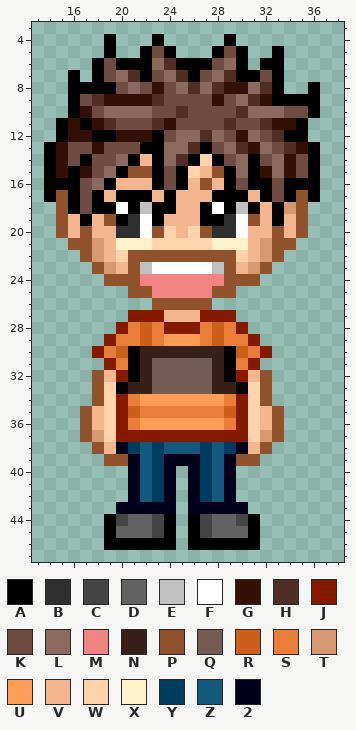
A pixel-art sprite gets an edit: app/assets/avatars/yoyo.png. That is the earlier state.
The file is 250x250 pixels, drawn in blocks of 5x5; one block is one cell here. Shown: x 13..38, y 3..47.
Palette (. is transparent): A #000000  B #2f2f2f  C #444444  D #626262  E #c0c0c0  F #ffffff  G #331005  H #512e23  J #861a00  K #6f4c41  L #8d6a5f  M #f28383  N #382018  P #8f522b  Q #745c54  R #cc601a  S #ea7e38  T #d59871  U #ff9c56  V #f3b68f  W #ffd4ad  X #fff2cb  Y #003b60  Z #13597e  2 #00001a
Pixels before, first column x 14:
 4 .....A...A.....A.......
 5 .....A..AKA...AKA..A...
 6 ....AKAAALHAAAKLA.AA...
 7 ..A.AKLHAKLHAKLHAAKA...
 8 ..AAAAKLKGKLHLHGGLHA..A
 9 ..AKHGGGGHKKKKGKLHGAAAA
10 ..AGKLLLLKKHKKKKHLLLKKA
11 .AGAGHKKKHGKKKKHKKHGGA.
12 .AGGAAGGGAKLLHLKGLKHAA.
13 AGKKGKKKAALLHAKLHGLKHGA
14 AGKAKKLAVALHAWAKLAKLGKA
15 AGAGKLAPPAKAWVPALAGLGKA
16 AAAKLAVVVAKAVPVAKAAKAAA
17 APAKAVAAAVAVVVAAAVAKAPA
18 .PAKAAFAEAAVVAFAEAVATP.
19 .PVAVPABFAVVVAABFPVAVP.
20 .PVPVVBBFPWVWPBBFVVPVP.
21 ..PPTVXXXWWWWWXXXVTPP..
22 ...PTVWPPPPPPPPPWVTP...
23 ....PTVPEFFFFFEPVTP....
24 .....PPPMMMMMMMPPP.....
25 .......PPMMMMMPP.......
26 .........PPPPP.........
27 .......JJJVVVJJJ.......
28 ......JSRSJJJSRSJ......
29 .....JSSRSUUUSRSSJ.....
30 ....JSRANNNNNNNARSJ....
31 .....JSANQQQQQNASJ.....
32 ....PVJANQQQQQNAJVP....
33 ....PWANNQQQQQNNAWP....
34 ....PWJSUUUUUUUSJWP....
35 ...PVWJRSSSSSSSRJWVP...
36 ...PVWJSUUUUUUUSJWVP...
37 ...PTWJJJJJJJJJJJWTP...
38 ....PV2YZYZZZYZY2VP....
39 .....PP2ZY222YZ2PP.....
40 .......2ZY2.2YZ2.......
41 .......2ZY2.2YZ2.......
42 .......2ZY2.2YZ2.......
43 ......22222.22222......
44 .....ACDDCA.ACDDCA.....
45 .....ADDDCA.ACDDDA.....
46 .....AAAAAA.AAAAAA.....
The same view after the edit:
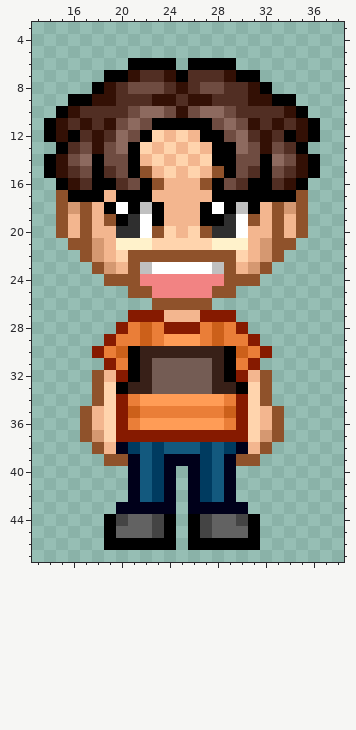
From old to new:
Changed rows in their new state; - is an unchanged pixel.
first column x 14:
 4 -----.---.-----.-------
 5 -----.--...---...--.---
 6 ----...--AA.--AA.-..---
 7 --.-.AAGHHGAHHHG--..---
 8 --..-GHK-KHG-KKHHGA.--.
 9 ---AG-HHHGGHGGHHHG---..
10 -AGHHHHK-L-G-LL--HHHGA.
11 AGHGHG-L-AAAAA-L-G--HGA
12 AGAHGHLKAWVWVAA-LHG--GA
13 .AH---LAWVWVWVAALKG--A.
14 ---LA-K--WVWV--AKKA-KG-
15 --HKAHKA-VWV----KHAKHG-
16 .-GHA-HKAPVV--AKH--HG-.
17 .--A------V------A-A--.
18 --TPV-----V--------P---
19 ---P---------------P---
Boxes around the changes in both pictures, in picture pixels (x1, y1, x2, y2):
changed: (44, 34, 320, 226)
